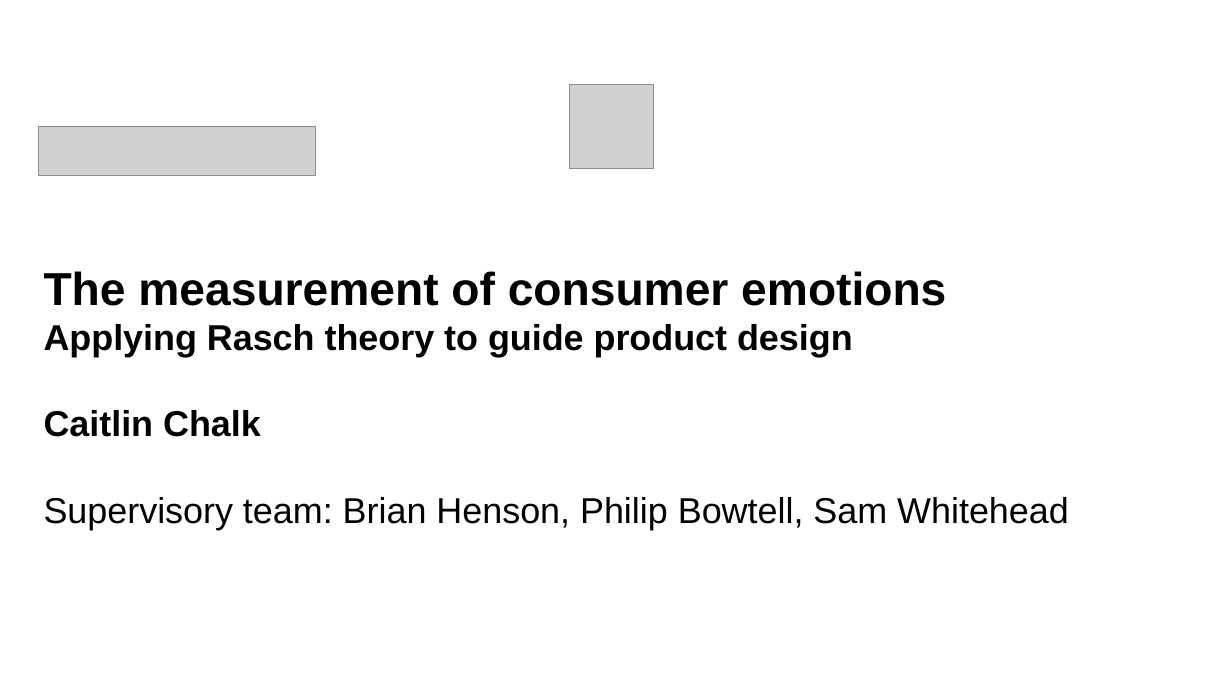
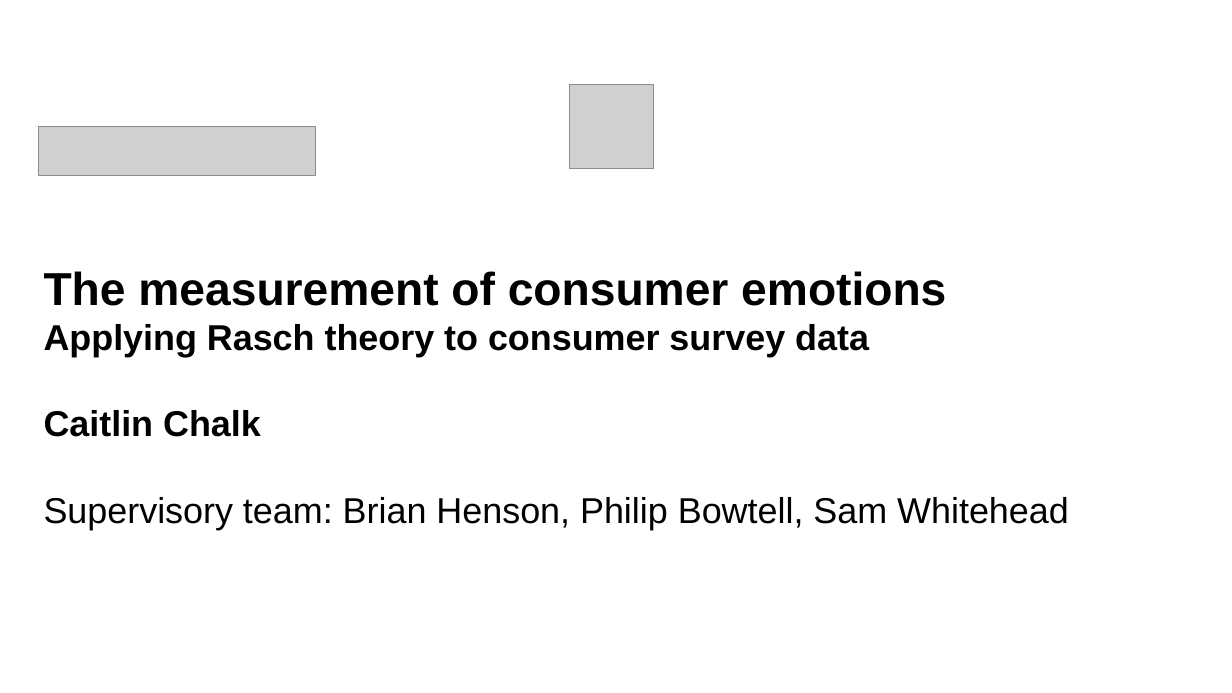
Before and after one commit to CaitlinChalk/data_science_internship, a slide deck: slide 4 of presentations/project1/presentation2_caitlin.pptx (slide 2 before the commit). Drawn at 1232x693 pixels with LibreOffice and Linux fonts; fonts in the diff are those of the drawing; grey boxes stand for pictures; background and template pictures are left out. Boxes give left, top, right and bottom in pixels: in the first picture for what was removed or moved away, otherwise in the second. Text is boxed around its words. In the diff, an @@ line names an element or a change of style, - is before the commit and + after.

```diff
--- a/presentations/project1/presentation2_caitlin.pptx
+++ b/presentations/project1/presentation2_caitlin.pptx
@@ text at (44,324,869,357): text changed @@
-Applying Rasch theory to guide product design
+Applying Rasch theory to consumer survey data
```
Also in this commit, not shown: 1 other slide changed, 4 slides added, 2 slides removed.
